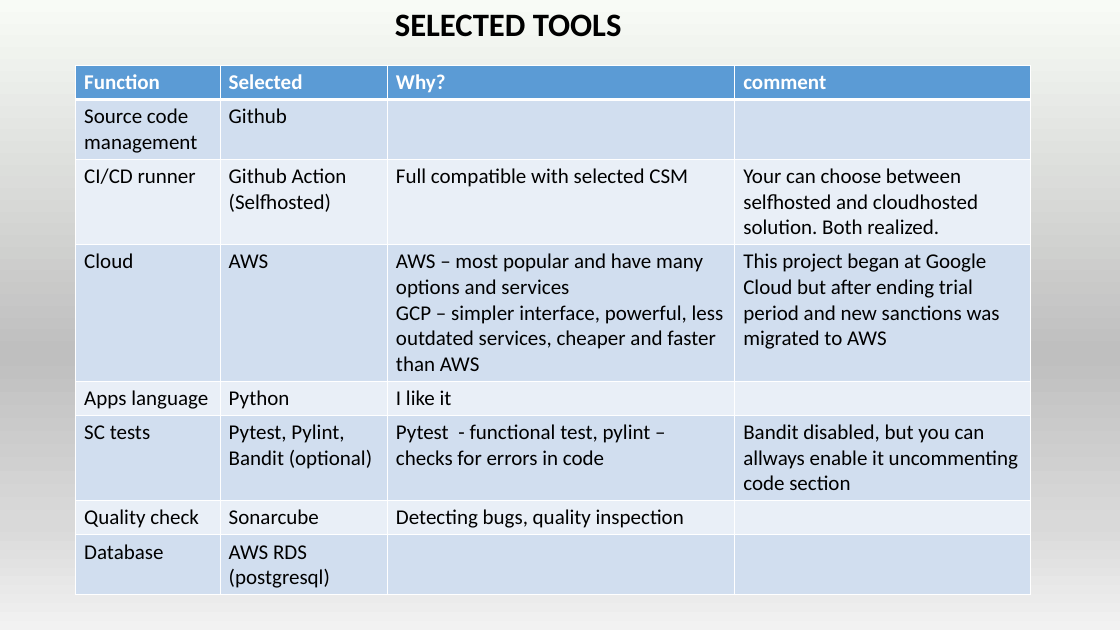
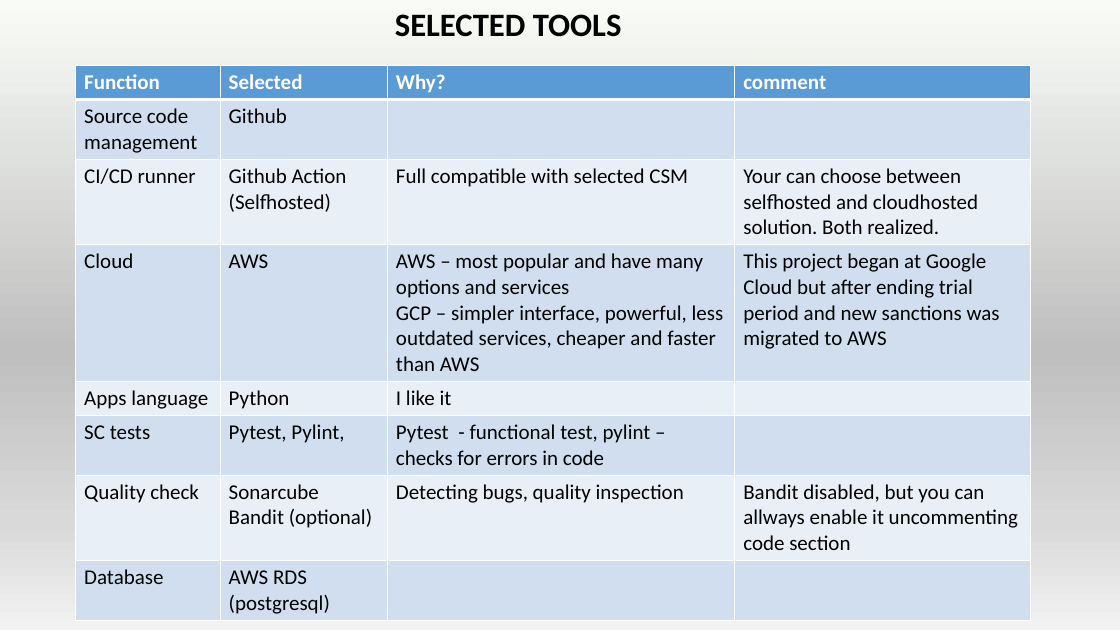
Before and after one commit to runalsh/epam-devops-aws, a slide deck: slide 4 of pres.pptx. Drawn at 1120x630 pixels with LibreOffice and Linux fonts; fonts in the diff are those of the drawing. Boxes give left, top, right and bottom in pixels: in the first picture for what was removed or moved away, otherwise in the second. Text is boxed around its words. In the diff, an @@ line names an element or a change of style, - is before the commit and + after.

```diff
--- a/pres.pptx
+++ b/pres.pptx
@@ table at bbox=[76, 66, 1030, 618] @@
-row 6, column 2: Pytest, Pylint, Bandit (optional)
+row 6, column 2: Pytest, Pylint,
-row 6, column 4: Bandit disabled, but you can allways enable it uncommenting code section
+row 6, column 4: 
-row 7, column 2: Sonarcube
+row 7, column 2: Sonarcube / Bandit (optional)
-row 7, column 4: 
+row 7, column 4: Bandit disabled, but you can allways enable it uncommenting code section
```
Also in this commit, not shown: 2 other slides changed, 2 slides added, 3 other files.
